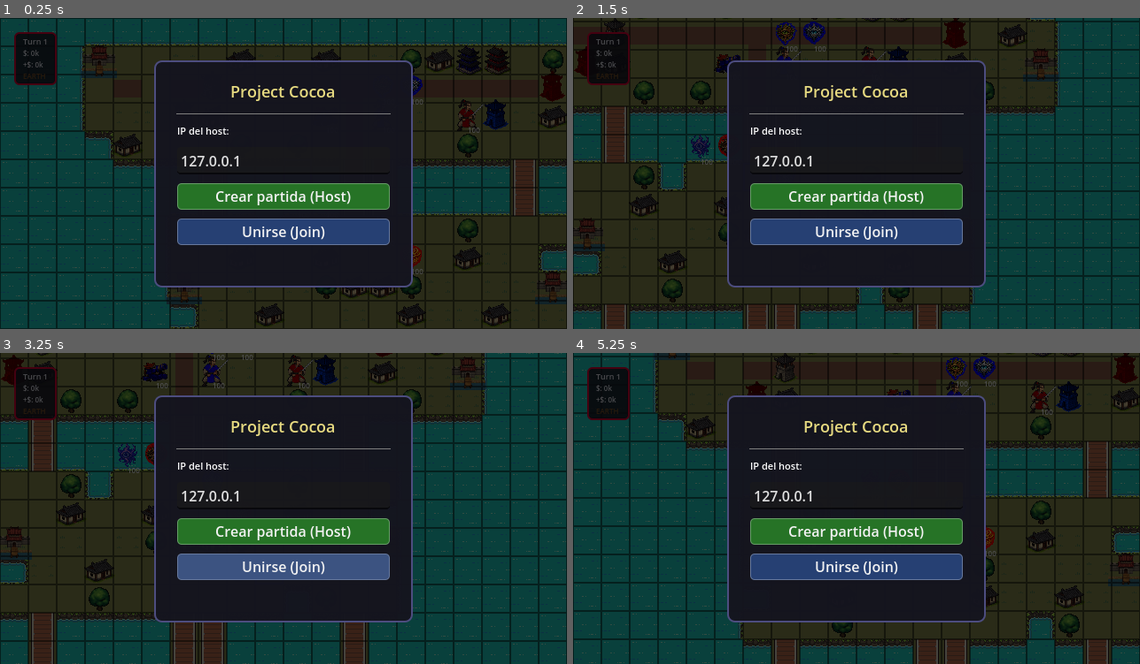
Above: before the commit, frames 1-4 (two rows, left to right).
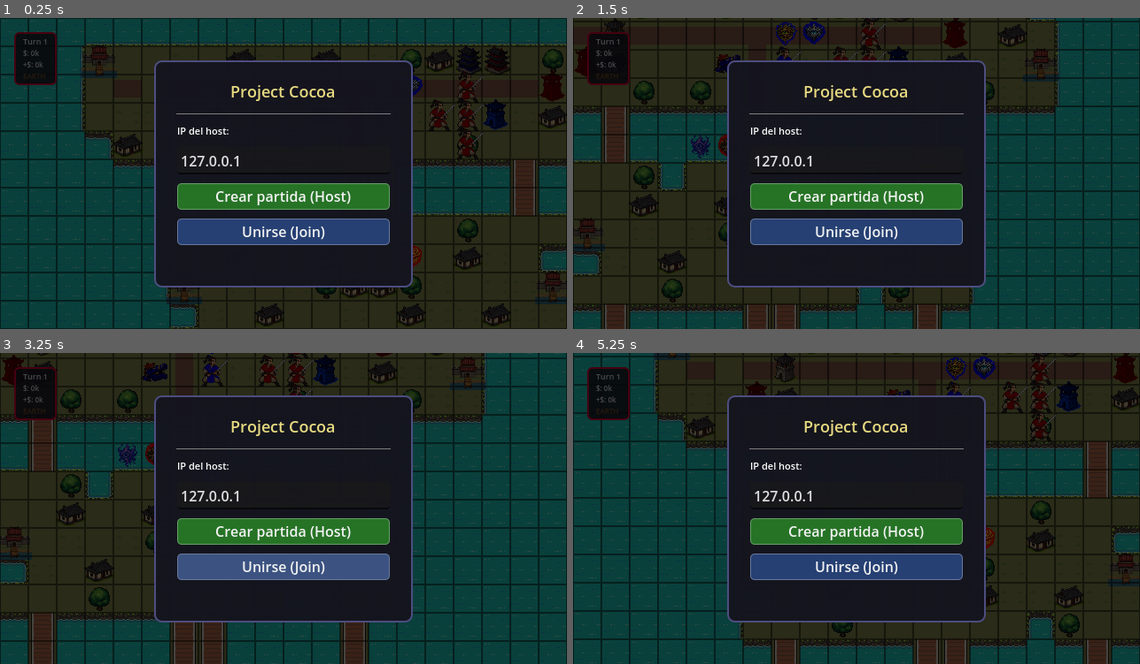
Above: after the commit, the same moments.

Repository: Rheticu/ProjectCocoa
Game: Godot game, scene res://scenes/Game.tscn
Same seed, same stepped clock (60 frames per second), same inputs: the game is played once before the commit and once after it. The engine's default icon, where the game draws it, is replaced by a stand-in: a white triangle on a blue panel in a dark square.
Inputs (mouse positions are in pixels of both pictures, inside the frame that each line leads up to):
- Up to frame 1 (0.25 s): no input
- Up to frame 2 (1.5 s): tap Enter (end_turn) at 0.5 s; move the mouse to (981, 157) at 0.52 s; press the mouse at (981, 157) at 0.53 s; hold Right (ui_right) 0.53-1.28 s; move the mouse to (743, 189) at 1.27 s; release the mouse at (743, 189) at 1.28 s; hold Down (ui_down) from 1.28 s (still down); right-click (743, 189) at 1.35 s
- Up to frame 3 (3.25 s): move the mouse to (340, 440) at 2.02 s; release Down (ui_down) at 2.03 s; hold Right (ui_right) 2.03-2.78 s; hold Enter (end_turn) 2.03-2.78 s; tap Space at 2.75 s; move the mouse to (255, 570) at 2.77 s; hold Up (ui_up) from 2.78 s (still down); tap Tab (toggle_shade_view) at 2.85 s
- Up to frame 4 (5.25 s): move the mouse to (1026, 555) at 3.52 s; release Up (ui_up) at 3.53 s; press the mouse at (1026, 555) at 3.53 s; hold Left (ui_left) 3.53-5.03 s; move the mouse to (686, 461) at 4.27 s; release the mouse at (686, 461) at 4.28 s; right-click (686, 461) at 4.35 s; tap Enter (end_turn) at 5 s; move the mouse to (884, 508) at 5.02 s; hold Down (ui_down) from 5.03 s (still down); hold Enter (end_turn) from 5.03 s (still down)

The runs differ from the first frame. In frame 1, 0.5% of the frame differs, in the area x 72-86%, y 17-83%; in frame 2, 0.3%; in frame 3, 0.3%; in frame 4, 0.6%, in the area x 67-86%, y 0-66%.

Commit message:
El ambush effect y de daño ya se ven en ambos jugadores.

Diff:
--- a/core/combat_system.gd
+++ b/core/combat_system.gd
@@ -6,6 +6,7 @@
 
 signal combat_happened(attacker: Unit, target: Unit, damage_dealt: int, counter_damage: int)
 signal unit_died(unit: Unit)
+signal unit_damaged(unit: Unit)
 
 func execute_attack(attacker: Unit, target: Unit) -> void:
 	var damage = calculate_damage(attacker, target)
@@ -19,10 +20,10 @@
 	attacker.state = Unit.State.MOVED
 	attacker.update_visual()
 	target.update_visual()
-
 	combat_happened.emit(attacker, target, damage, counter)
-
-	if target.check_death():
+	if not target.check_death():
+		unit_damaged.emit.call_deferred(target)
+	else:
 		_handle_death(target)
 	if attacker.check_death():
 		_handle_death(attacker)
@@ -53,7 +54,9 @@
 			var dmg = int(max(0.0, multiplier * shade.health/5 - target.get_total_defense(0)))
 			target.health -= dmg
 			target.update_visual()
-			if target.check_death():
+			if not target.check_death():
+				unit_damaged.emit.call_deferred(target)
+			else:
 				_handle_death(target)
 		"SHIELD":
 			shade.mana -= 2
@@ -99,7 +102,9 @@
 						var dmg = int(max(0.0, multiplier * shade.health/5 - unit.get_total_defense(0)))
 						unit.health -= dmg
 						unit.update_visual()
-						if unit.check_death():
+						if not unit.check_death():
+							unit_damaged.emit.call_deferred(unit)
+						else:
 							_handle_death(unit)
 		"MARK2":
 			shade.mana -= 3
@@ -121,7 +126,9 @@
 		var damage = int(calculate_damage(attacker, target) * 0.8)
 		target.health -= damage
 		target.update_visual()
-		if target.check_death():
+		if not target.check_death():
+			unit_damaged.emit.call_deferred(target)
+		else:
 			_handle_death(target)
 	attacker.state = Unit.State.MOVED
 	attacker.update_visual()
@@ -135,7 +142,9 @@
 		var damage = int(calculate_damage(attacker, target) * 0.7)
 		target.health -= damage
 		target.update_visual()
-		if target.check_death():
+		if not target.check_death():
+			unit_damaged.emit.call_deferred(target)
+		else:
 			_handle_death(target)
 	attacker.state = Unit.State.MOVED
 	attacker.update_visual()
@@ -149,7 +158,9 @@
 		var damage = int(calculate_damage(attacker, target) * 0.6)
 		target.health -= damage
 		target.update_visual()
-		if target.check_death():
+		if not target.check_death():
+			unit_damaged.emit.call_deferred(target)
+		else:
 			_handle_death(target)
 	attacker.state = Unit.State.MOVED
 	attacker.update_visual()
@@ -222,7 +233,9 @@
 	var damage = calculate_damage(attacker, target)
 	target.health -= damage
 	target.update_visual()
-	if target.check_death():
+	if not target.check_death():
+		unit_damaged.emit.call_deferred(target)
+	else:
 		_handle_death(target)
 	attacker.state = Unit.State.MOVED
 	attacker.update_visual()
--- a/core/multiplayer_manager.gd
+++ b/core/multiplayer_manager.gd
@@ -182,10 +182,13 @@
 	var action = _deserialize_action(action_dict)
 	if action:
 		await action_system.execute_remote(action)
+		if action_dict.get("show_ambush_effect", false):
+			var unit = (action as MoveAction).actor
+			if is_instance_valid(unit):
+				get_node("../UILayer")._show_ambush_effect(unit.global_position)
 		send_checksum(action_dict.get("type", "unknown"))
 	else:
 		push_error("MultiplayerManager: no se pudo deserializar la acción: " + str(action_dict))
-
 # ══════════════════════════════════════════════════════════════════════════════
 # SERIALIZACIÓN / DESERIALIZACIÓN
 # ══════════════════════════════════════════════════════════════════════════════
--- a/entities/unit.gd
+++ b/entities/unit.gd
@@ -88,6 +88,10 @@
 
 func update_visual() -> void:
 	$HealthLabel.text = str(health)
+	if health > 99:
+		$HealthLabel.visible = false
+	else:
+		$HealthLabel.visible = true
 	match state:
 		State.SELECTED: $Sprite2D.modulate = Color(1.5, 1.5, 0.536, 1.0)
 		State.MOVED:    $Sprite2D.modulate = Color(0.5, 0.5, 0.5)
--- a/scenes/Maps/Map1.tscn
+++ b/scenes/Maps/Map1.tscn
@@ -206,6 +206,30 @@
 [node name="Sprite2D" parent="Units/Unit15" index="0"]
 texture = ExtResource("9_83t8w")
 
+[node name="Unit16" parent="Units" instance=ExtResource("2_fp56n")]
+position = Vector2(528, 144)
+team = 2
+data = ExtResource("8_k24gi")
+
+[node name="Sprite2D" parent="Units/Unit16" index="0"]
+texture = ExtResource("9_83t8w")
+
+[node name="Unit17" parent="Units" instance=ExtResource("2_fp56n")]
+position = Vector2(528, 80)
+team = 2
+data = ExtResource("8_k24gi")
+
+[node name="Sprite2D" parent="Units/Unit17" index="0"]
+texture = ExtResource("9_83t8w")
+
+[node name="Unit18" parent="Units" instance=ExtResource("2_fp56n")]
+position = Vector2(496, 112)
+team = 2
+data = ExtResource("8_k24gi")
+
+[node name="Sprite2D" parent="Units/Unit18" index="0"]
+texture = ExtResource("9_83t8w")
+
 [node name="Unit2" parent="Units" instance=ExtResource("2_fp56n")]
 position = Vector2(432, 112)
 data = ExtResource("8_k24gi")
@@ -525,6 +549,9 @@
 texture = ExtResource("21_qkj4u")
 
 [editable path="Units/Unit15"]
+[editable path="Units/Unit16"]
+[editable path="Units/Unit17"]
+[editable path="Units/Unit18"]
 [editable path="Units/Unit2"]
 [editable path="Units/Unit3"]
 [editable path="Units/Shade"]
--- a/ui/ui_layer.gd
+++ b/ui/ui_layer.gd
@@ -28,6 +28,7 @@
 @onready var fog_system = $"../FogSystem"
 @onready var hud = $"../HUD"
 @onready var multiplayer_manager = $"../MultiplayerManager"
+@onready var combat_system = $"../CombatSystem"
 
 var _current_building: Building = null
 var _overwatch_activated: bool = false
@@ -60,6 +61,7 @@
 	action_system.ambush_triggered.connect(_on_ambush_triggered)
 	game_manager.shade_view_toggled.connect(_on_shade_view_toggled)
 	selection_system.ability_targets_shown.connect(_on_ability_targets_shown)
+	combat_system.unit_damaged.connect(_on_unit_damaged)
 
 # ── Action Menu ───────────────────────────────────────────────────────────────
 
@@ -148,6 +150,16 @@
 	attack_range_overlay.clear()
 	_current_ability_shade = null
 
+func _on_unit_damaged(unit: Unit) -> void:
+	if not is_instance_valid(unit):
+		return
+	var sprite = unit.get_node_or_null("Sprite2D")
+	if not sprite:
+		return
+	sprite.modulate = Color(2, 0.5, 0.5)
+	await get_tree().create_timer(0.6).timeout
+	if is_instance_valid(unit):
+		unit.update_visual()
 # ── Overlays ─────────────────────────────────────────────────────────
 
 func _on_unit_selected(unit: Unit, reachable: Array[Vector2i]) -> void:
@@ -402,15 +414,16 @@
 	selection_system.deselect()
 	fog_system.recalculate(game_manager.local_player_id)
 	if multiplayer_manager.is_network_connected and not action_system._executing_remote:
-		var truncated_path: Array[Vector2i] = []
-		for p in _saved_move_path:
-			truncated_path.append(p)
-			if p == moving_unit.grid_position:
-				break
-		var action = MoveAction.new(moving_unit, truncated_path)
-		var dict = multiplayer_manager.serialize_action(action)
-		multiplayer_manager.send_action(dict)
-		_saved_move_path.clear()
+			var truncated_path: Array[Vector2i] = []
+			for p in _saved_move_path:
+				truncated_path.append(p)
+				if p == moving_unit.grid_position:
+					break
+			var action = MoveAction.new(moving_unit, truncated_path)
+			var dict = multiplayer_manager.serialize_action(action)
+			dict["show_ambush_effect"] = true
+			multiplayer_manager.send_action(dict)
+			_saved_move_path.clear()
 
 func _show_ambush_effect(world_pos: Vector2) -> void:
 	var exclaim = Sprite2D.new()
